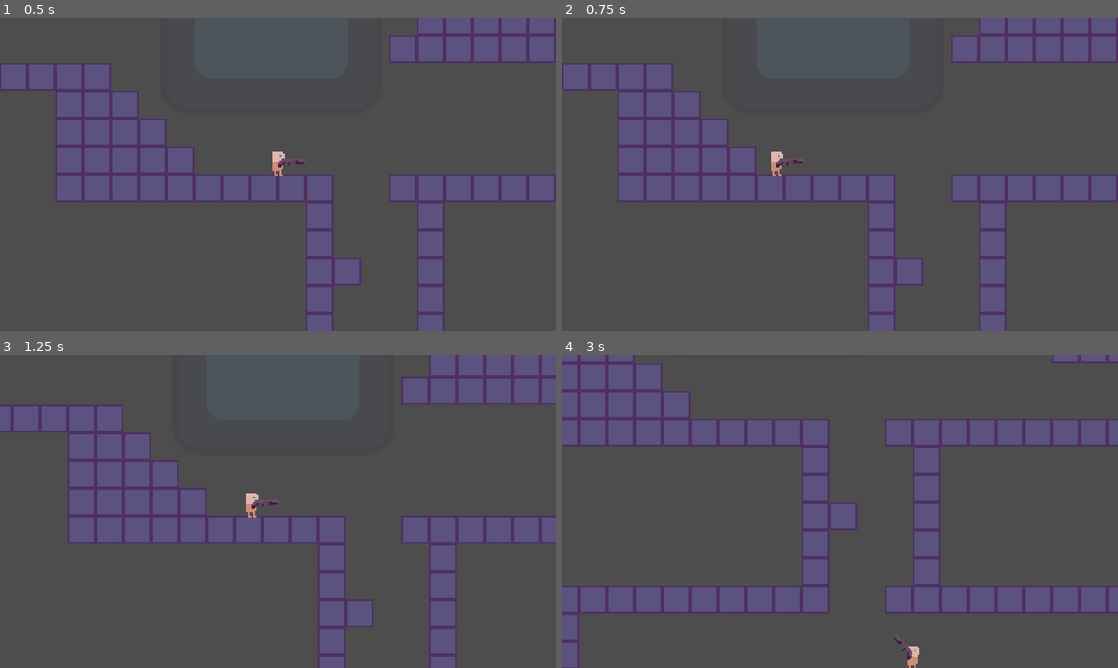
Above: before the commit, frames 1-4 (two rows, left to right).
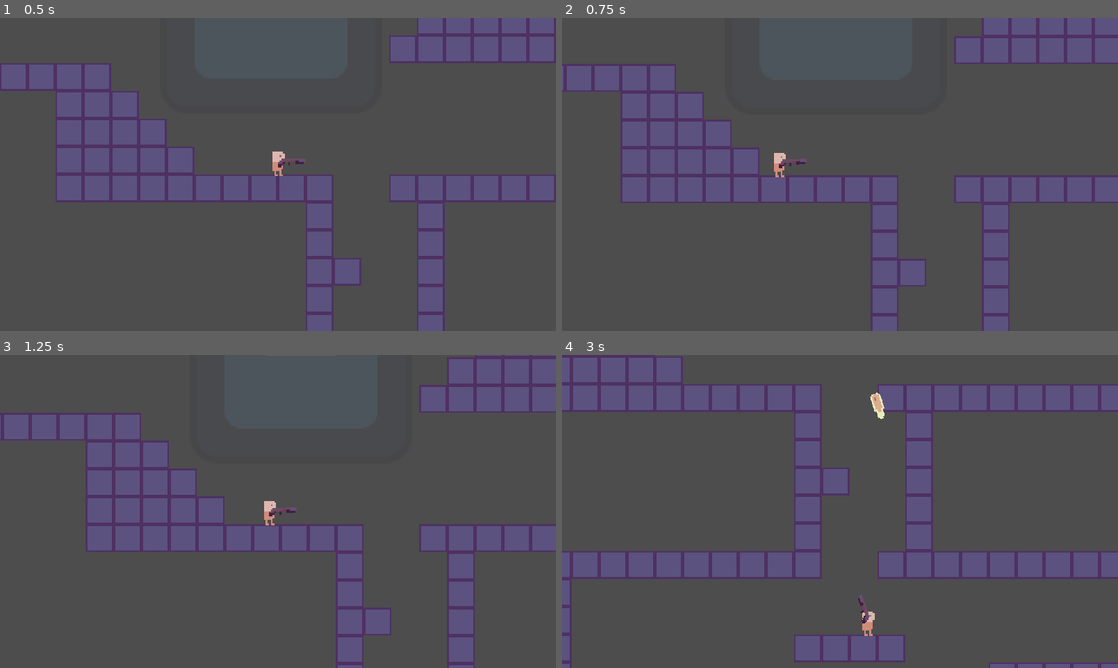
Above: after the commit, the same moments.

Repository: Kevin-Mortimer-19/Cursed-Jumper
Game: Godot game, scene res://src/game.tscn
Same seed, same stepped clock (60 frames per second), same inputs: the game is played once before the commit and once after it. The engine's default icon, where the game draws it, is replaced by a stand-in: a white triangle on a blue panel in a dark square.
Inputs (mouse positions are in pixels of both pictures, inside the frame that each line leads up to):
- Up to frame 1 (0.5 s): no input
- Up to frame 2 (0.75 s): tap Enter at 0.5 s; move the mouse to (962, 158) at 0.52 s; press the mouse at (962, 158) at 0.53 s; hold D (move_right) from 0.53 s (still down)
- Up to frame 3 (1.25 s): keep holding D (move_right); tap Space (jump) at 0.77 s
- Up to frame 4 (3 s): move the mouse to (728, 527) at 1.27 s; release the mouse at (728, 527) at 1.28 s; tap E (interact) at 1.35, 2.85 s; tap Space (jump) at 1.52 s; move the mouse to (895, 442) at 2.02 s; release D (move_right) at 2.03 s; press the mouse at (895, 442) at 2.03 s; hold A (move_left) 2.03-2.78 s; move the mouse to (812, 574) at 2.77 s; release the mouse at (812, 574) at 2.78 s; hold D (move_right) from 2.78 s (still down)

Frame 1 is identical in both runs. In frame 2, 8.0% of the frame differs, in the area x 0-100%, y 0-100%; in frame 3, 19%; in frame 4, 39%.

Commit message:
Added coin creation, collection, management

Diff:
--- a/src/autoloads/event_bus.gd
+++ b/src/autoloads/event_bus.gd
@@ -1 +1,5 @@
 extends Node
+
+signal coin_created(global_position: Vector2)
+signal coin_picked_up(amount: int)
+signal coin_spent(amount: int)
--- a/src/entities/player/player.gd
+++ b/src/entities/player/player.gd
@@ -133,10 +133,13 @@
 			rate = ground_accel if input else ground_friction
 			speed = input * ground_speed
 		else:
+			rate = ground_friction
 			speed = 0
-	elif can_control_air():
-		rate = air_accel if input else air_friction
-		speed = input * air_speed
+	else:
+		if can_control_air():
+			rate = air_accel if input else air_friction
+			speed = input * air_speed
+
 
 	if has_ice_physics():
 		rate = 0.03
--- a/src/levels/world.gd
+++ b/src/levels/world.gd
@@ -1,9 +1,16 @@
 extends Node
+
+signal open_curse_shuffle_menu
 
 @export var checkpoint: Area2D
 @export var player: CharacterBody2D
 
-signal open_curse_shuffle_menu
+var coin_amount: int = 0
+
+
+
+static var _coin_scene: PackedScene = preload("res://src/objects/coin.tscn")
+
 
 func _ready() -> void:
 	_connect_signals()
@@ -12,5 +19,24 @@
 	checkpoint.checkpoint_entered.connect(player.heal)
 	checkpoint.checkpoint_activated.connect(signal_emitter.bind(open_curse_shuffle_menu))
 
+	EventBus.coin_created.connect(_create_coin)
+	EventBus.coin_picked_up.connect(_gain_coin)
+
 func signal_emitter(s: Signal) -> void:
 	s.emit()
+
+
+
+func _create_coin(global_pos: Vector2) -> void:
+	var rng:= RandomNumberGenerator.new()
+	rng.randomize()
+
+	var coin: Coin = _coin_scene.instantiate()
+	coin.is_falling = true
+	coin.velocity = Vector2.UP.rotated(rng.randf() * deg_to_rad(15))
+	coin.global_position = global_pos
+	call_deferred("add_child",coin)
+
+func _gain_coin(amount: int) -> void:
+	coin_amount += amount
+	print(coin_amount)
--- a/src/levels/world.tscn
+++ b/src/levels/world.tscn
@@ -21,7 +21,7 @@
 player = NodePath("Player")
 
 [node name="TileMap" parent="." instance=ExtResource("1_85lic")]
-layer_0/tile_data = PackedInt32Array(65532, 0, 0, 65533, 0,  …(23832 unchanged characters)… 0, 0, -1179597, 0, 0, -1179596, 0, 0, -1376192, 0, 0, -1114043, 0, 0, -1114042, 0, 0, -1114041, 0, 0)
+layer_0/tile_data = PackedInt32Array(65532, 0, 0, 65533, 0,  …(23832 unchanged characters)… 0, 0, -1179597, 0, 0, -1179596, 0, 0, -1114043, 0, 0, -1114042, 0, 0, -1114041, 0, 0)
 
 [node name="Player" parent="." instance=ExtResource("2_5oqym")]
 position = Vector2(0, -16)
@@ -40,8 +40,8 @@
 position_smoothing_enabled = true
 script = ExtResource("3_85px2")
 target = NodePath("../Player")
-lerp_speed = 0.02
-leeway_percent = 0.1
+lerp_speed = 0.03
+leeway_percent = 0.05
 metadata/_edit_lock_ = true
 
 [node name="Checkpoint" parent="." instance=ExtResource("6_exrug")]
@@ -50,7 +50,7 @@
 [node name="Levers for Progressing Game" type="Node" parent="."]
 
 [node name="Lever" type="Sprite2D" parent="Levers for Progressing Game"]
-position = Vector2(1032, -329)
+position = Vector2(1032, -328)
 texture = ExtResource("6_2x4ej")
 
 [node name="Lever2" type="Sprite2D" parent="Levers for Progressing Game"]
--- /dev/null
+++ b/src/objects/coin.gd
@@ -0,0 +1,31 @@
+class_name Coin extends CharacterBody2D
+
+
+@export var amount: int = 1
+@export var is_falling: bool = false
+
+@export_group("Node References")
+@export var sprite: AnimatedSprite2D
+@export var area: Area2D
+
+const GRAVITY:= 380
+
+func _ready() -> void:
+	area.body_entered.connect(_on_body_entered)
+
+func _on_body_entered(body: Node2D) -> void:
+	if body is Player:
+		# TODO: Play pick up sfx
+		EventBus.coin_picked_up.emit(amount)
+		# TODO: Play pick up animation
+		# sprite.play("pick_up")
+		queue_free()
+
+func _physics_process(delta: float) -> void:
+	if not is_falling:
+		return
+
+	if not is_on_floor():
+		velocity.y += GRAVITY * delta
+
+	move_and_slide()
--- /dev/null
+++ b/src/objects/coin.tscn
@@ -0,0 +1,43 @@
+[gd_scene load_steps=7 format=3 uid="uid://bkja53ti37d50"]
+
+[ext_resource type="Texture2D" uid="uid://de6lu44lua28n" path="res://assets/tilemaps/coin.png" id="1_bmuqw"]
+[ext_resource type="Script" path="res://src/objects/coin.gd" id="1_jsgr3"]
+
+[sub_resource type="AtlasTexture" id="AtlasTexture_5kwbu"]
+atlas = ExtResource("1_bmuqw")
+region = Rect2(0, 0, 16, 16)
+
+[sub_resource type="SpriteFrames" id="SpriteFrames_no35c"]
+animations = [{
+"frames": [{
+"duration": 1.0,
+"texture": SubResource("AtlasTexture_5kwbu")
+}],
+"loop": true,
+"name": &"default",
+"speed": 5.0
+}]
+
+[sub_resource type="CircleShape2D" id="CircleShape2D_q5bsr"]
+radius = 8.0
+
+[sub_resource type="CircleShape2D" id="CircleShape2D_713ou"]
+
+[node name="Coin" type="CharacterBody2D" node_paths=PackedStringArray("sprite", "area")]
+collision_layer = 0
+script = ExtResource("1_jsgr3")
+sprite = NodePath("Sprite")
+area = NodePath("Detection")
+
+[node name="Sprite" type="AnimatedSprite2D" parent="."]
+sprite_frames = SubResource("SpriteFrames_no35c")
+
+[node name="CollisionShape2D" type="CollisionShape2D" parent="."]
+shape = SubResource("CircleShape2D_q5bsr")
+
+[node name="Detection" type="Area2D" parent="."]
+collision_layer = 0
+collision_mask = 2
+
+[node name="CollisionShape2D" type="CollisionShape2D" parent="Detection"]
+shape = SubResource("CircleShape2D_713ou")
Binary file added: assets/tilemaps/coin.png
Not shown, added: assets/tilemaps/coin.png.import
